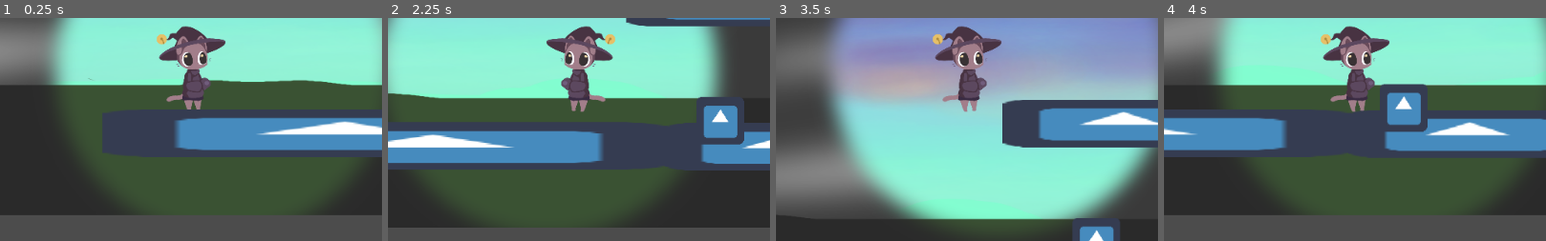
Above: before the commit, frames 1-4 (left to right).
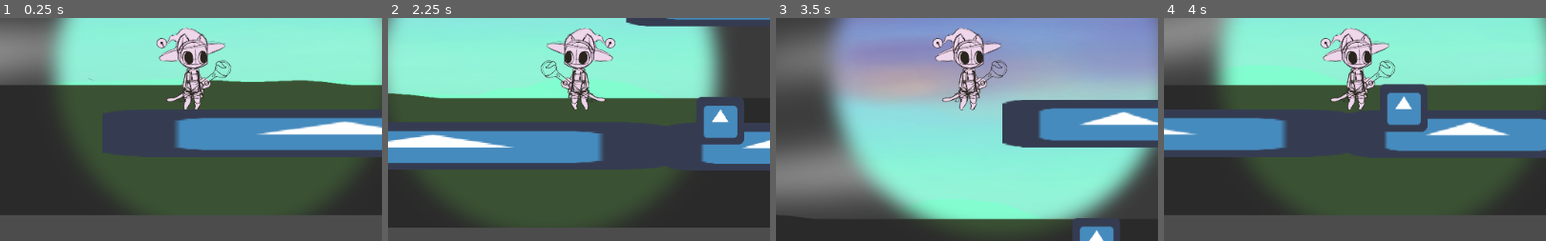
Above: after the commit, the same moments.

Repository: SunStaff/main
Game: Godot game, scene res://Scenes/Level3.tscn
The game is run twice, just before and just after one commit, with the same random seed, the same clock (stepped at 60 frames per second) and the same inputs. The engine's default icon, where the game draws it, is replaced by a stand-in: a white triangle on a blue panel in a dark square.
Inputs:
- Up to frame 1 (0.25 s): no input
- Up to frame 2 (2.25 s): tap Enter at 0.5 s; hold Right (Right) 0.53-2.03 s; tap Space (Jump) at 0.6, 0.77, 1.07, 1.52, 1.55, 1.82, 2.1 s; tap E (Interact) at 1.35 s; hold Left (Left) from 2.03 s (still down)
- Up to frame 3 (3.5 s): release Left (Left) at 2.78 s; hold Right (Right) from 2.78 s (still down); tap E (Interact) at 2.85 s; tap Space (Jump) at 3.02, 3.05, 3.32 s
- Up to frame 4 (4 s): keep holding Right (Right); tap Space (Jump) at 3.6, 3.77 s
The pictures show only the part of the screen within x 25-75%, y 39-89%; the shares and areas given below are measured in that part.

The runs differ from the first frame. In frame 1, 3.0% of the frame differs, in the area x 41-61%, y 3-42%; in frame 2, 3.1%, in the area x 40-60%, y 3-43%; in frame 3, 3.0%; in frame 4, 3.1%.

Commit message:
Imported Platform Assets

Diff:
--- /dev/null
+++ b/SunStaff/Platfomr.gd
@@ -0,0 +1,16 @@
+extends Node
+
+
+# Declare member variables here. Examples:
+# var a = 2
+# var b = "text"
+
+
+# Called when the node enters the scene tree for the first time.
+func _ready():
+	pass # Replace with function body.
+
+
+# Called every frame. 'delta' is the elapsed time since the previous frame.
+#func _process(delta):
+#	pass
--- /dev/null
+++ b/SunStaff/Scenes/Demo.tscn
@@ -0,0 +1,55 @@
+[gd_scene load_steps=6 format=2]
+
+[ext_resource path="res://Scenes/Milo/Milo.tscn" type="PackedScene" id=1]
+[ext_resource path="res://icon.png" type="Texture" id=2]
+[ext_resource path="res://Art/Lit/lit_background_without_trees.png" type="Texture" id=3]
+[ext_resource path="res://Art/Unlit/unlit_background_without_trees.png" type="Texture" id=4]
+
+[sub_resource type="RectangleShape2D" id=1]
+extents = Vector2( 33.5, 33.5 )
+
+[node name="Node" type="Node"]
+
+[node name="UnLitWorld" type="Sprite" parent="."]
+light_mask = 2
+scale = Vector2( 2, 1.5 )
+texture = ExtResource( 4 )
+
+[node name="LitWorld" type="Sprite" parent="."]
+scale = Vector2( 2, 1.5 )
+texture = ExtResource( 3 )
+
+[node name="Milo" parent="." instance=ExtResource( 1 )]
+light_mask = 2
+position = Vector2( 0, 55 )
+collision_layer = 2
+collision_mask = 2
+
+[node name="Node2D" type="KinematicBody2D" parent="."]
+light_mask = 3
+position = Vector2( 0, 160 )
+scale = Vector2( 200, 1 )
+collision_layer = 3
+collision_mask = 3
+
+[node name="Sprite" type="Sprite" parent="Node2D"]
+light_mask = 2
+texture = ExtResource( 2 )
+
+[node name="CollisionShape2D" type="CollisionShape2D" parent="Node2D"]
+position = Vector2( 1.5, 0.5 )
+shape = SubResource( 1 )
+
+[node name="Node2D2" type="KinematicBody2D" parent="."]
+light_mask = 2
+position = Vector2( 1000, 100 )
+scale = Vector2( 2, 3 )
+collision_layer = 2
+collision_mask = 2
+
+[node name="Sprite" type="Sprite" parent="Node2D2"]
+texture = ExtResource( 2 )
+
+[node name="CollisionShape2D" type="CollisionShape2D" parent="Node2D2"]
+position = Vector2( 1.5, 0.5 )
+shape = SubResource( 1 )
--- a/SunStaff/Scenes/Milo/Milo.tscn
+++ b/SunStaff/Scenes/Milo/Milo.tscn
@@ -1,41 +1,72 @@
-[gd_scene load_steps=16 format=2]
+[gd_scene load_steps=19 format=2]
 
 [ext_resource path="res://Scripts/Milo/Milo.gd" type="Script" id=1]
-[ext_resource path="res://Art/Lit/MiloColor1.png" type="Texture" id=2]
+[ext_resource path="res://Art/Misc/MiloJump_Fall_Sheet.png" type="Texture" id=2]
 [ext_resource path="res://Scenes/Milo/SunStaff.tscn" type="PackedScene" id=3]
-[ext_resource path="res://Art/Lit/MiloColor2.png" type="Texture" id=4]
-[ext_resource path="res://Art/Lit/MiloColor3.png" type="Texture" id=5]
-[ext_resource path="res://Art/Lit/MiloColor4.png" type="Texture" id=6]
-[ext_resource path="res://Art/Lit/MiloColor5.png" type="Texture" id=7]
 
-[sub_resource type="AtlasTexture" id=30]
+[sub_resource type="AtlasTexture" id=16]
 flags = 4
 atlas = ExtResource( 2 )
 region = Rect2( 0, 0, 500, 500 )
 
-[sub_resource type="AtlasTexture" id=31]
+[sub_resource type="AtlasTexture" id=17]
 flags = 4
-atlas = ExtResource( 4 )
-region = Rect2( 0, 0, 500, 500 )
+atlas = ExtResource( 2 )
+region = Rect2( 500, 0, 500, 500 )
 
-[sub_resource type="AtlasTexture" id=32]
+[sub_resource type="AtlasTexture" id=18]
 flags = 4
-atlas = ExtResource( 5 )
-region = Rect2( 0, 0, 500, 500 )
+atlas = ExtResource( 2 )
+region = Rect2( 1000, 0, 500, 500 )
 
-[sub_resource type="AtlasTexture" id=33]
+[sub_resource type="AtlasTexture" id=19]
 flags = 4
-atlas = ExtResource( 6 )
-region = Rect2( 0, 0, 500, 500 )
+atlas = ExtResource( 2 )
+region = Rect2( 1500, 0, 500, 500 )
 
-[sub_resource type="AtlasTexture" id=34]
+[sub_resource type="AtlasTexture" id=20]
 flags = 4
-atlas = ExtResource( 7 )
-region = Rect2( 0, 0, 500, 500 )
+atlas = ExtResource( 2 )
+region = Rect2( 2000, 0, 500, 500 )
+
+[sub_resource type="AtlasTexture" id=21]
+flags = 4
+atlas = ExtResource( 2 )
+region = Rect2( 2500, 0, 500, 500 )
+
+[sub_resource type="AtlasTexture" id=22]
+flags = 4
+atlas = ExtResource( 2 )
+region = Rect2( 0, 500, 500, 500 )
+
+[sub_resource type="AtlasTexture" id=23]
+flags = 4
+atlas = ExtResource( 2 )
+region = Rect2( 500, 500, 500, 500 )
+
+[sub_resource type="AtlasTexture" id=24]
+flags = 4
+atlas = ExtResource( 2 )
+region = Rect2( 1000, 500, 500, 500 )
+
+[sub_resource type="AtlasTexture" id=25]
+flags = 4
+atlas = ExtResource( 2 )
+region = Rect2( 1500, 500, 500, 500 )
+
+[sub_resource type="AtlasTexture" id=26]
+flags = 4
+atlas = ExtResource( 2 )
+region = Rect2( 2000, 500, 500, 500 )
+
+[sub_resource type="AtlasTexture" id=27]
+flags = 4
+atlas = ExtResource( 2 )
+region = Rect2( 2500, 500, 500, 500 )
 
 [sub_resource type="SpriteFrames" id=14]
 animations = [ {
-"frames": [ SubResource( 30 ), SubResource( 31 ), SubResource( 32 ), SubResource( 33 ), SubResource( 34 ) ],
+"frames": [ SubResource( 16 ), SubResource( 17 ), SubResource( 18 ), SubResource( 19 ), SubResource( 20 ), SubResource( 21 ), SubResource( 22 ), SubResource( 23 ), SubResource( 24 ), SubResource( 25 ), SubResource( 26 ), SubResource( 27 ) ],
 "loop": true,
 "name": "default",
 "speed": 5.0
--- /dev/null
+++ b/SunStaff/Scenes/Node2D11.gd
@@ -0,0 +1,16 @@
+extends KinematicBody2D
+
+
+# Declare member variables here. Examples:
+# var a = 2
+# var b = "text"
+
+
+# Called when the node enters the scene tree for the first time.
+func _ready():
+	pass # Replace with function body.
+
+
+# Called every frame. 'delta' is the elapsed time since the previous frame.
+#func _process(delta):
+#	pass
--- /dev/null
+++ b/SunStaff/Scenes/Objects/Platform.tscn
@@ -0,0 +1,16 @@
+[gd_scene load_steps=3 format=2]
+
+[ext_resource path="res://Art/Lit/litplatformmiddle.png" type="Texture" id=1]
+
+[sub_resource type="RectangleShape2D" id=1]
+extents = Vector2( 243, 49.5 )
+
+[node name="Platform" type="StaticBody2D"]
+
+[node name="Litplatformmiddle" type="Sprite" parent="."]
+position = Vector2( -1, 0 )
+texture = ExtResource( 1 )
+
+[node name="CollisionShape2D" type="CollisionShape2D" parent="."]
+position = Vector2( -2, 14.5 )
+shape = SubResource( 1 )
--- /dev/null
+++ b/SunStaff/Scenes/Objects/UnlitPlatform.tscn
@@ -0,0 +1,16 @@
+[gd_scene load_steps=3 format=2]
+
+[ext_resource path="res://Art/Unlit/unlit_platformmiddle.png" type="Texture" id=1]
+
+[sub_resource type="RectangleShape2D" id=1]
+extents = Vector2( 239, 53.5 )
+
+[node name="StaticBody2D" type="StaticBody2D"]
+
+[node name="UnlitPlatformmiddle" type="Sprite" parent="."]
+position = Vector2( -1, 12 )
+texture = ExtResource( 1 )
+
+[node name="CollisionShape2D" type="CollisionShape2D" parent="."]
+position = Vector2( -1, 16.5 )
+shape = SubResource( 1 )
--- /dev/null
+++ b/SunStaff/Scenes/testplatform1.gd
@@ -0,0 +1,18 @@
+extends KinematicBody2D
+
+
+# Declare member variables here. Examples:
+# var a = 2
+# var b = "text"
+
+# Called when the node enters the scene tree for the first time.
+func _ready():
+	hide()
+
+# Called every frame. 'delta' is the elapsed time since the previous frame.
+#func _process(delta):
+#	pass
+
+
+func _on_pressureplate1_touching():
+	show()
--- /dev/null
+++ b/SunStaff/Scenes/testpressureplate_1.gd
@@ -0,0 +1,19 @@
+extends Area2D
+signal touching
+
+# Declare member variables here. Examples:
+# var a = 2
+# var b = "text"
+
+
+# Called when the node enters the scene tree for the first time.
+func _ready():
+	pass # Replace with function body.
+
+
+
+func _on_pressureplate1_body_entered(body):
+	print(body)
+	if (body.name == "Milo"):
+		print("working")
+		emit_signal("touching")
--- a/SunStaff/Scripts/Levers_Switches.gd
+++ b/SunStaff/Scripts/Levers_Switches.gd
@@ -1,11 +1,8 @@
 extends Area2D
 
-
-# Declare member variables here. Examples:
-# var a = 2
-# var b = "text"
 var isTurnedOn = false
 export (bool) var isInLight = true
+#Sets a signal name for the object in the editor
 export (String) var signalName = ""
 
 
@@ -18,6 +15,7 @@
 #When the switch is interacted with, change lever state from ON to OFF, or OFF to ON.
 func _change_lever_state():
 	isTurnedOn = !isTurnedOn
+	#Sends out signal to tell external object what to do.
 	emit_signal(signalName, isTurnedOn)
 
 #Get lever's position
--- /dev/null
+++ b/SunStaff/Scripts/Milo/MiloMovement.gd
@@ -0,0 +1,39 @@
+extends KinematicBody2D
+
+
+onready var sprite = self.get_node("Sprite")
+var faceRight = true
+export (int) var speed = 600
+export (int) var jump_speed = -1100
+export (int) var gravity = 3000
+export (float, 0, 1.0) var friction = 0.2
+export (float, 0, 1.0) var acceleration = 0.25
+
+var velocity = Vector2.ZERO
+
+func get_input():
+	var dir = 0
+	if Input.is_action_just_pressed("Right"):
+		if (!faceRight):
+			sprite.scale.x *= -1
+			faceRight = true
+	if Input.is_action_just_pressed("Left"):
+		if (faceRight):
+			sprite.scale.x *= -1
+			faceRight = false
+	if Input.is_action_pressed("Right"):
+		dir += 1
+	if Input.is_action_pressed("Left"):
+		dir -= 1
+	if dir != 0:
+		velocity.x = lerp(velocity.x, dir * speed, acceleration)
+	else:
+		velocity.x = lerp(velocity.x, 0, friction)
+
+func _physics_process(delta):
+	get_input()
+	velocity.y += gravity * delta
+	velocity = move_and_slide(velocity, Vector2.UP)
+	if Input.is_action_just_pressed("Jump"):
+		if is_on_floor():
+			velocity.y = jump_speed
--- a/SunStaff/Scripts/Platforms/Platform.gd
+++ b/SunStaff/Scripts/Platforms/Platform.gd
@@ -1,13 +1,18 @@
-extends KinematicBody2D
+extends StaticBody2D
 
 
-# Declare member variables here. Examples:
-export (bool) var isInLight = true
+#Tells if object is within range of light objects
+export var isInLight = true
+
+#Variables to indicate if object should be present in lit/unlit world
+export (bool) var showInLight = true
+export (bool) var showInUnlit = true
 
 
 
 # Called when the node enters the scene tree for the first time.
 func _ready():
+	_show_hide()
 	pass # Replace with function body.
 
 func _set_rotation(angle):
@@ -30,7 +35,22 @@
 
 #Shows or hides platform
 func _show_hide():
-	pass
+	if (isInLight):
+		if(showInLight):
+			#Set sprite to Lit platform
+			pass
+		else:
+			#Hide Platform
+			pass
+	else:
+		if(showInUnlit):
+			#Set sprite to Unlit platform
+			pass
+		else:
+			#Hide Platform
+			pass
+
+
 
 # Called every frame. 'delta' is the elapsed time since the previous frame.
 #func _process(delta):
Not shown, added: SunStaff/Art/Dead_Platform_LS.png.import
Not shown, added: SunStaff/Art/Dead_Platform_RS.png.import
Binary file added: SunStaff/Art/Lit/life_Platform_LS.png
Not shown, added: SunStaff/Art/Lit/life_Platform_LS.png.import
Binary file added: SunStaff/Art/Lit/life_Platform_RS.png
Not shown, added: SunStaff/Art/Lit/life_Platform_RS.png.import
Binary file added: SunStaff/Art/Lit/litplatformmiddle.png
Not shown, added: SunStaff/Art/Lit/litplatformmiddle.png.import
Not shown, added: SunStaff/Art/Lit/unlit_platformmiddle.png.import
Binary file added: SunStaff/Art/Unlit/Dead_Platform_LS.png
Not shown, added: SunStaff/Art/Unlit/Dead_Platform_LS.png.import
Binary file added: SunStaff/Art/Unlit/Dead_Platform_RS.png
(and 11 more such lines)
